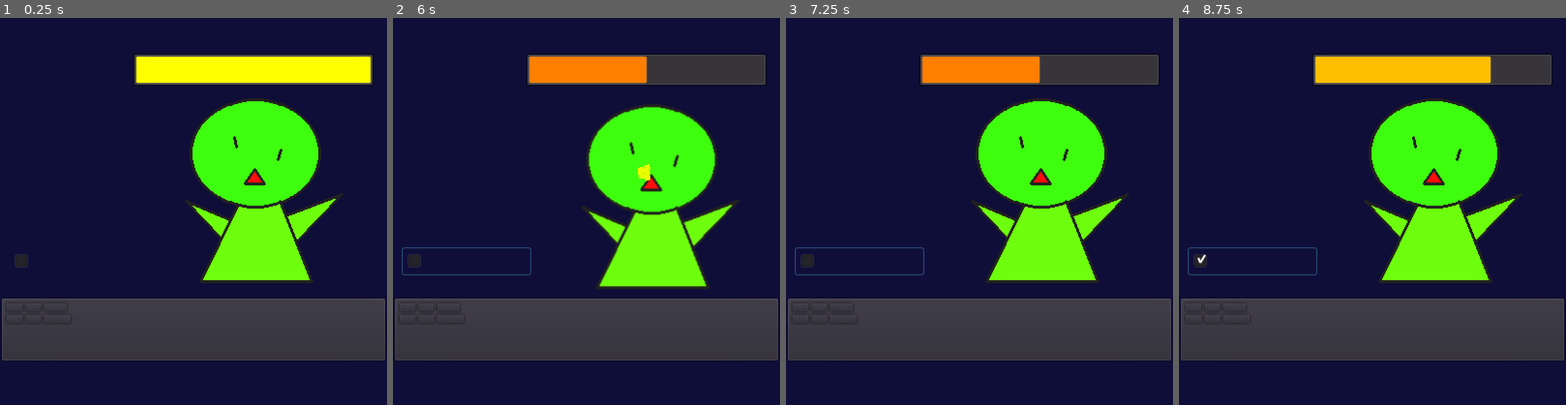
Above: before the commit, frames 1-4 (left to right).
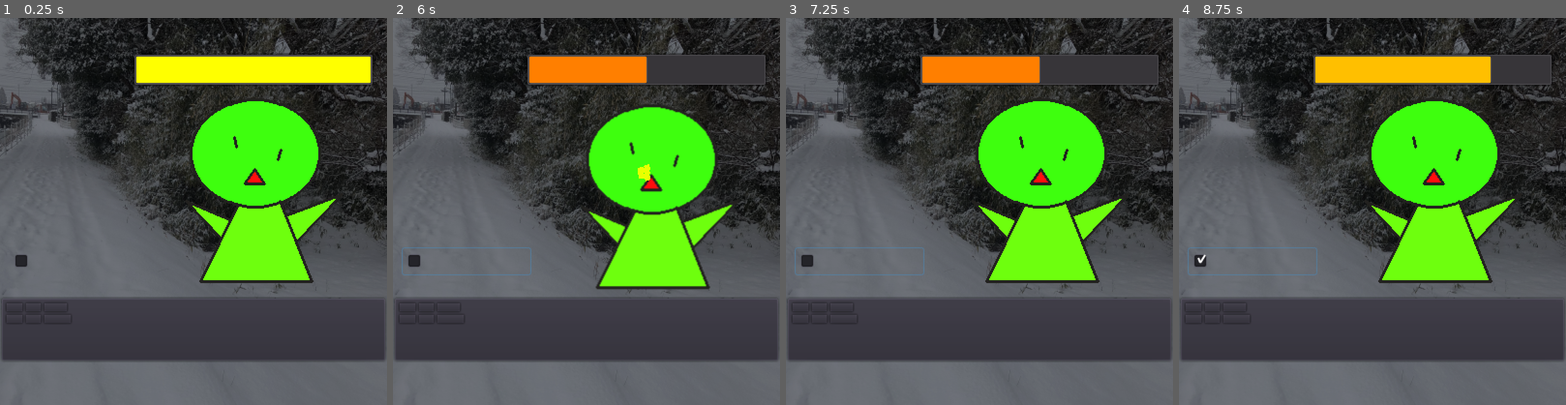
Above: after the commit, the same moments.

Repository: Yu-Channel/Simple-clicker
Game: Godot game, scene res://scene/Main.tscn
Two runs of this game, one before a commit and one after it. Both use one fixed random seed, a clock stepped at 60 frames per second and the inputs below.
Inputs (mouse positions are in pixels of both pictures, inside the frame that each line leads up to):
- Up to frame 1 (0.25 s): no input
- Up to frame 2 (6 s): click "x100" at 0.5 s; click "x10" at 1.25 s; click "Power +1(1)" at 2 s; click "x100" at 2.75 s; click "x10" at 3.5 s; click "AutoPower +1(0)" at 4.25 s; click "ボス前周回モード" at 5 s; tap Enter at 5.75 s; drag from (644, 172) to (625, 126) at 5.77 s
- Up to frame 3 (7.25 s): drag from (902, 230) to (1037, 172) at 6.52 s
- Up to frame 4 (8.75 s): tap Space at 7.25 s; move the mouse to (1411, 126) at 7.27 s; hold D 7.28-8 s; tap Delete at 7.35 s; click (1411, 126) at 7.42 s; drag from (1353, 288) to (1256, 153) at 8.02 s

The runs differ from the first frame. In frame 1, 63% of the frame differs, in the area x 0-100%, y 0-100%; in frame 2, 62%; in frame 3, 63%; in frame 4, 63%.

Commit message:
背景の呼び出し処理の追加

Diff:
--- a/scene/Background.tscn
+++ b/scene/Background.tscn
@@ -4,6 +4,18 @@
 
 [node name="Background" type="Node2D"]
 script = ExtResource( 1 )
+__meta__ = {
+"_edit_group_": true,
+"_edit_lock_": true
+}
 
 [node name="Sprite" type="Sprite" parent="."]
 scale = Vector2( 0.5, 0.5 )
+
+[node name="ColorRect" type="ColorRect" parent="."]
+margin_left = -200.0
+margin_top = -200.0
+margin_right = 200.0
+margin_bottom = 200.0
+mouse_filter = 2
+color = Color( 0, 0, 0, 0.521569 )
--- a/scene/Main.tscn
+++ b/scene/Main.tscn
@@ -101,6 +101,7 @@
 [node name="BackGround" type="Control" parent="GUI"]
 margin_right = 40.0
 margin_bottom = 40.0
+mouse_filter = 2
 
 [node name="BackGroundRect" type="ColorRect" parent="GUI/BackGround"]
 margin_right = 400.0
@@ -244,6 +245,9 @@
 margin_right = 40.0
 margin_bottom = 40.0
 mouse_filter = 2
+__meta__ = {
+"_edit_lock_": true
+}
 
 [node name="EnemyCooldown" type="Timer" parent="Enemy"]
 process_mode = 0
--- a/scripts/Main.gd
+++ b/scripts/Main.gd
@@ -7,6 +7,8 @@
 
 # ==============================================================================
 # Section: ノードの読み込み準備 =====================================================
+# System 関連のノード -------------------------------------------------------------
+onready var background_node = $GUI/BackGround
 # Enemy 関連のノード --------------------------------------------------------------
 onready var enemy_node = $Enemy
 onready var enemy_cooldown = $Enemy/EnemyCooldown
@@ -43,7 +45,10 @@
 func _ready():
 	## debug log ##
 
+	# セーブデータを読み込み
 	load_file()
+	# 背景の読み込み
+	load_background()
 	# タイマーの準備 と 敵の呼び出し
 	enemy_cooldown.connect("timeout", self, "_on_EnemyCooldown_timeout")
 	call_enemy()
@@ -193,6 +198,7 @@
 					# プレイヤーの強化
 					Grobal.auto_click_power += 1
 			_: # bug回避用
+				print("Debug: func shop_buy(): match: default: pass through")
 				pass
 
 
@@ -231,6 +237,13 @@
 
 	else: # 数字が少なかったらそのまま表示
 		return _num
+
+# 背景の読み込み ==================================================================
+func load_background():
+	var background_add_node = load("res://scene/Background.tscn").instance()
+	background_add_node.position.x = 200
+	background_add_node.position.y = 200
+	background_node.add_child(background_add_node)
 
 # ==============================================================================
 # Section: ファイルの読み書き
